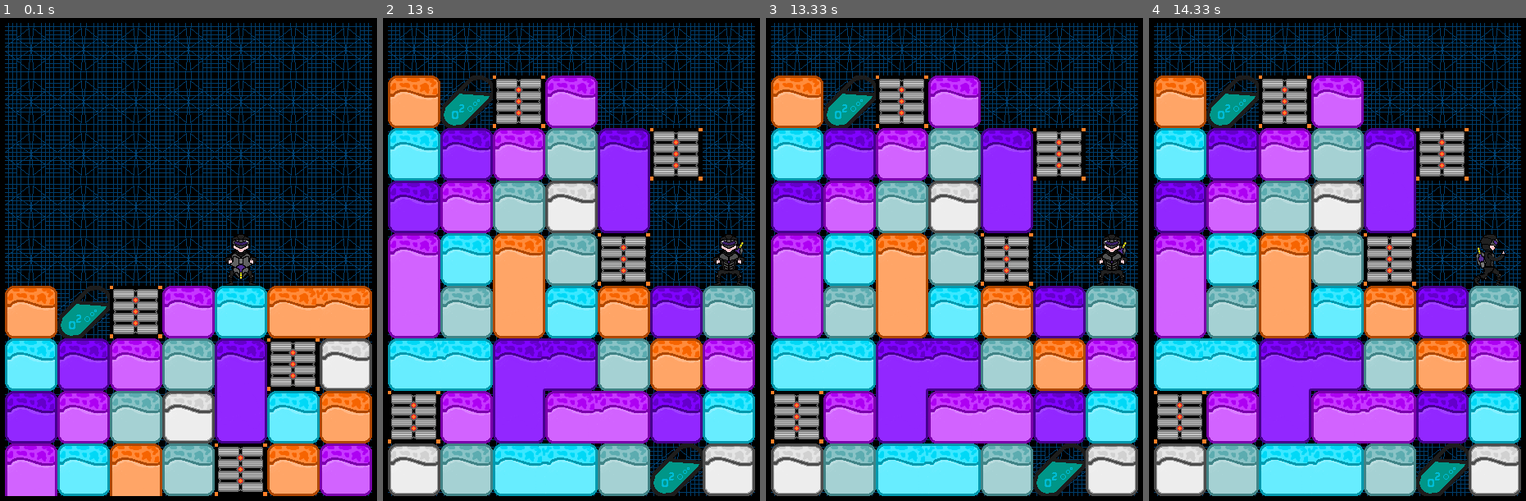
Above: before the commit, frames 1-4 (left to right).
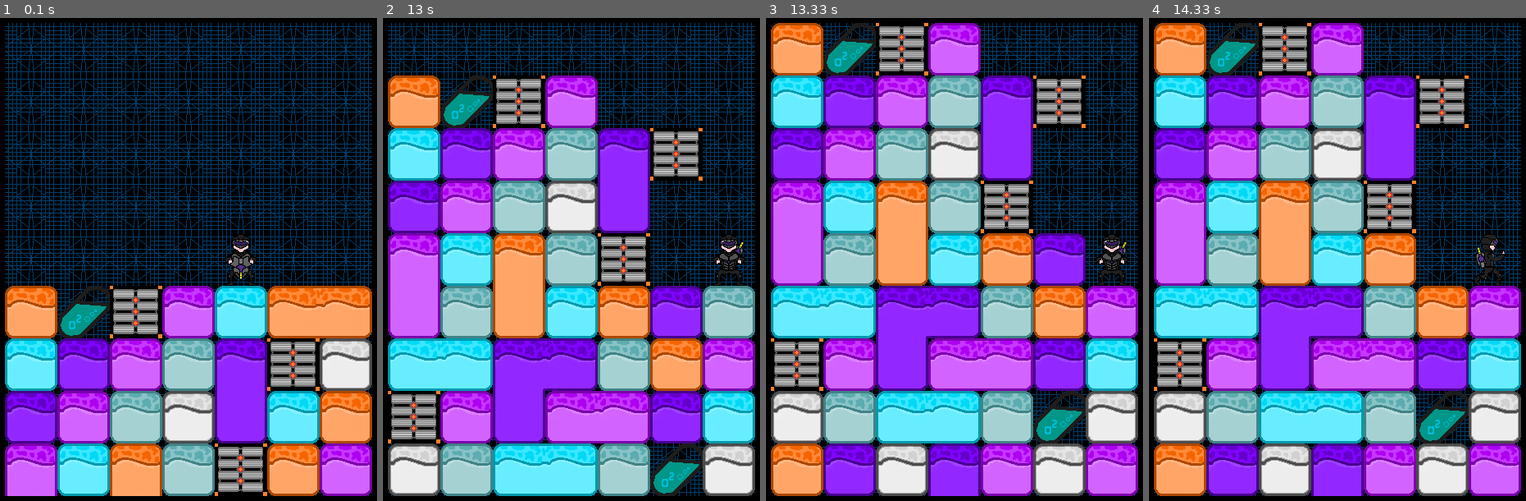
Above: after the commit, the same moments.

Repository: aurelieduprez/Mr.Driller
Game: pygame game, started from Mr. Driller/main.py
Same seed, same stepped clock (60 frames per second), same inputs: the game is played once before the commit and once after it.
Inputs:
- Up to frame 1 (0.1 s): no input
- Up to frame 2 (13 s): tap D at 0.33, 3.07 s; tap Z at 0.67 s; hold Up 1-1.47 s; hold Right 1.5-2.13 s; hold Down 2.17-2.53 s; hold Left 2.57-3.03 s; hold Down 5.3-5.6 s; hold Down 7.13-7.5 s; hold Left 7.53-8 s; hold Down 9.93-10.23 s; hold Left 10.27-10.67 s; hold Down 11.77-12.13 s; hold Left 12.17-12.63 s; hold Right from 12.67 s (still down)
- Up to frame 3 (13.33 s): release Right at 13.13 s
- Up to frame 4 (14.33 s): hold Right 13.5-13.97 s; hold Left from 14 s (still down); tap D at 14.15 s

Frames 1-2 are identical in both runs. In frame 3, 77% of the frame differs, in the area x 1-99%, y 1-99%; in frame 4, 75%.

Commit message:
Implemented Timeout

Diff:
--- a/Mr. Driller/block.py
+++ b/Mr. Driller/block.py
@@ -5,7 +5,6 @@
 
 class Block:
     """General block mother-class"""
-
 
     def __init__(self, posX, posY, forceHP, chain_reaction, colors=0):
 
@@ -290,19 +289,18 @@
         self._blockType = "delayed"
         self.__seconds = 2    # number of image for fadeout
 
-    def idAcc():
+    def idAcc(self):
         return self._isDisappearing
 
     def posAcc(self):
         return self._posY, self._posX
 
-
-    def timeout(self, seconds):
+    def timeout(self):
 
         if self._isDisappearing:
-            seconds = seconds - 1
-
-        if seconds == 0:
+            self.__seconds -= 1
+
+        if self.__seconds == 0:
             self._hp = 0
 
 
--- a/Mr. Driller/main.py
+++ b/Mr. Driller/main.py
@@ -33,6 +33,7 @@
     level = generateLvl(4, 100, 7)
     print(len(level))
     nbFrame = 1
+    blocksDisap = []
 
 
     # Initializing controls
@@ -97,17 +98,27 @@
                 for element in level[i]:
                     element.updOffset(currentOffset)
 
-
         if nbFrame % 30 == 1:
             player.updateOxygen(1, surface)
             print("oxygen =", player.oxyAcc())
-
+            for item in blocksDisap:
+                if level[item[0]][item[1]].hpAccess() > 0:
+                    level[item[0]][item[1]].timeout()
+                elif level[item[0]][item[1]].hpAccess() == 0:
+                    del(item)
 
         if nbFrame % 5 == 1:
             player.Anim()
             render(surface, level, currentOffset)
             player.display(surface)
-
+            for i in range(0, len(level), 1):
+                for element in level[i]:
+                    if element.typeAccess() == "delayed":
+                        if element.idAcc():
+                            posY, posX = element.posAcc()
+                            bDis = [posY, posX]
+                            print(bDis)
+                            blocksDisap.append(bDis)
 
         nbFrame=nbFrame+1
 
